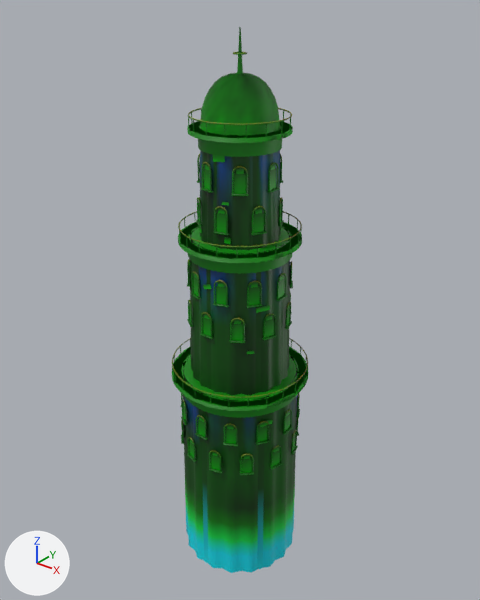
The glTF model assets/environments/kits/haluna/iskarra_tower_stepped.glb: old version first, new version second.
Camera for both pictures: a 50 mm lens placed at (32.9, -41.2, 52.5), pointed at (-0.6, 0.7, 26.5). Lighting does not change. The marker at lower left points along +X, +Y and +Z. The older version comes first. Vertices at exactly the same position are counted once.

The first picture shows 'iskarra_tower_stepped', 'iskarra_tower_stepped-lod1'.
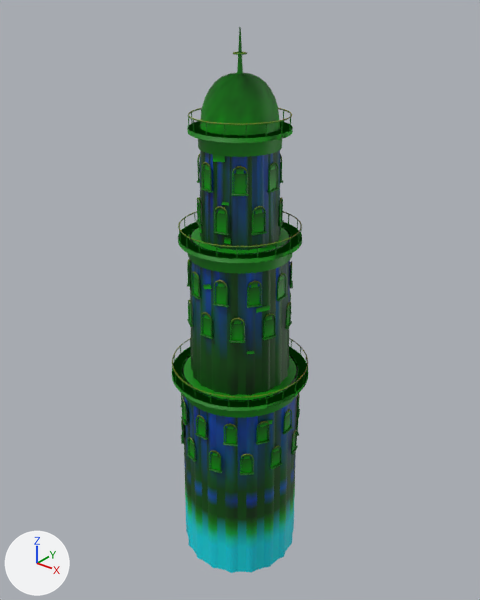
Patch to the scene script:
```diff
--- a/assets/environments/kits/haluna/iskarra_tower_stepped.glb.py
+++ b/assets/environments/kits/haluna/iskarra_tower_stepped.glb.py
@@ me_iskarra_tower_stepped @@
 # used by ob_iskarra_tower_stepped; location = (0.0, 0.0, 0.0)
-me_iskarra_tower_stepped.from_pydata(...)  # 7364 vertices, 11688 faces; spans x -6.3..6.3, y -6.3..6.3, z 0.0..49.2
+me_iskarra_tower_stepped.from_pydata(...)  # 8970 vertices, 14856 faces; spans x -6.3..6.3, y -6.3..6.3, z 0.0..49.2
+# me_iskarra_tower_stepped part 1: 430 vertices moved from x -4.5..4.5, y -4.4..4.4, z 22.2..39.8 to x -4.5..4.5, y -4.4..4.4, z 21.0..41.0; 154 vertices removed from x -4.4..4.4, y -4.3..4.3, z 26.5..39.8; 1760 vertices added at x -5.6..5.6, y -5.6..5.6, z 1.0..41.0
+# me_iskarra_tower_stepped part 2: 707 kept faces spanning x -4.5..4.5, y -4.5..4.5, z 20.0..42.0 get new vertex colours
 me_iskarra_tower_stepped.materials.append(mat_kit_iskarra_cladding)
@@ me_iskarra_tower_stepped_lod1 @@
 # used by ob_iskarra_tower_stepped_lod1; location = (0.0, 0.0, 0.0)
-me_iskarra_tower_stepped_lod1.from_pydata(...)  # 358 vertices, 424 faces; spans x -6.3..6.3, y -6.3..6.3, z 0.0..46.0
+me_iskarra_tower_stepped_lod1.from_pydata(...)  # 883 vertices, 1240 faces; spans x -6.3..6.3, y -6.3..6.3, z 0.0..46.0
+# me_iskarra_tower_stepped_lod1 part 3: 525 vertices added at x -6.1..6.1, y -6.1..6.1, z 0.0..42.0
 me_iskarra_tower_stepped_lod1.materials.append(mat_kit_iskarra_cladding)
```

Boxes [x1, y1, x2, y2] around the edits, measured in the pictures (480 x 600 px):
'iskarra_tower_stepped-lod1', reshaped: before [174, 93, 308, 569]; after [172, 93, 308, 572]
part 1 of me_iskarra_tower_stepped, built on: before [190, 128, 290, 351]; after [182, 128, 298, 573]
part 2 of me_iskarra_tower_stepped, edited (looks the same): [191, 129, 290, 395] in both
part 3 of me_iskarra_tower_stepped_lod1, added: after [172, 122, 308, 572]
